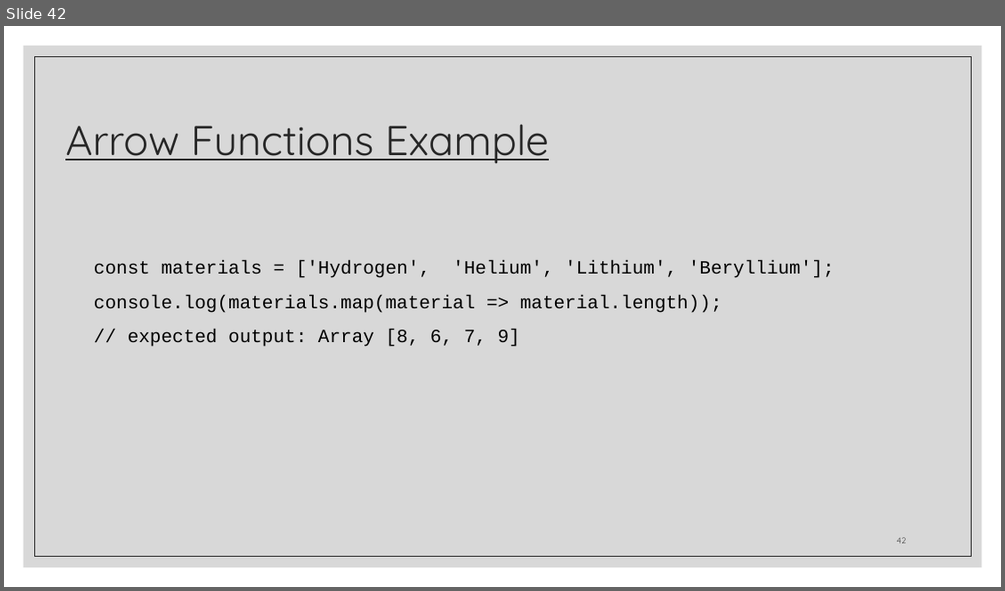
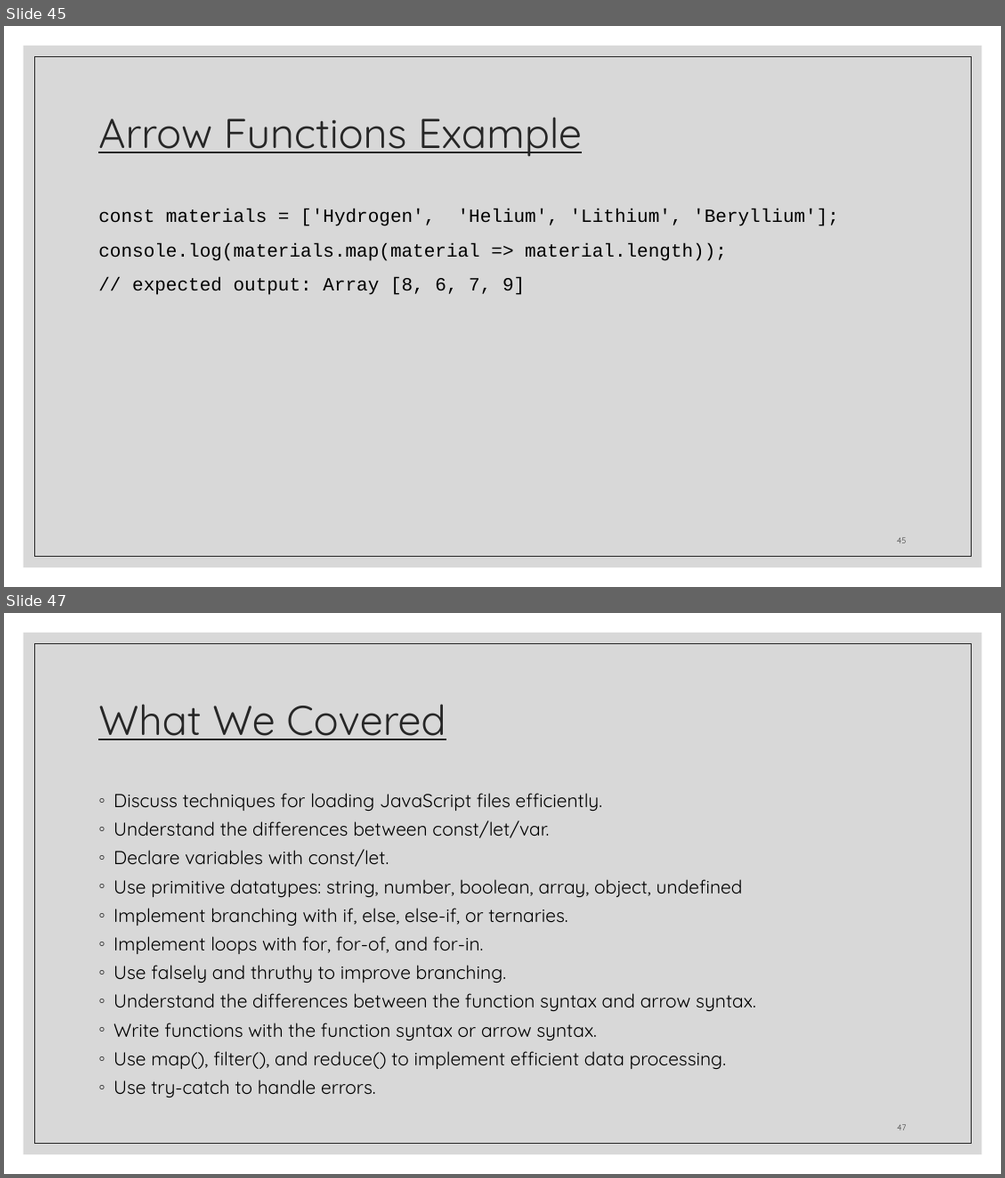
Before and after one commit to zackstotts/base-node-curriculum, a slide deck: unit_00/html_review/04 JavaScript.pptx. Shown one above the other, each under a label of ours: slide 42 before the commit, slides 45 and 47 after it; the slides between them are not shown. The pictures are 1005x591 and 1005x1178 pixels, drawn with LibreOffice and Linux fonts; fonts in the diff are those of the drawing. Boxes give left, top, right and bottom in pixels: in the first picture for what was removed or moved away, otherwise in the second. Text is boxed around its words. In the diff, an @@ line names an element or a change of style, - is before the commit and + after.

```diff
--- a/unit_00/html_review/04 JavaScript.pptx
+++ b/unit_00/html_review/04 JavaScript.pptx
@@ slide 47 added at [4,613,1001,1174], background #FFFFFF; not listed: 2 template elements that a slide beside it also shows @@
@@ title added at [98,704,445,740], 40 pt, text #262626, underline @@
+What We Covered
@@ text added at [113,793,756,1097], 18 pt, text #000000 @@
+◦ Discuss techniques for loading JavaScript files efficiently.
+◦ Understand the differences between const/let/var.
+◦ Declare variables with const/let.
+◦ Use primitive datatypes: string, number, boolean, array, object, undefined
+◦ Implement branching with if, else, else-if, or ternaries.
+◦ Implement loops with for, for-of, and for-in.
+◦ Use falsely and thruthy to improve branching.
+◦ Understand the differences between the function syntax and arrow syntax.
+◦ Write functions with the function syntax or arrow syntax.
+◦ Use map(), filter(), and reduce() to implement efficient data processing.
+◦ Use try-catch to handle errors.
@@ page number added at [897,1124,906,1130], 8 pt, text #404040 @@
+47
@@ what was slide 42 is now slide 45 @@
@@ slide 45 changed as well @@
@@ title "Arrow Functions Example": place and size @@
-title "Arrow Functions Example" at [65,124,549,164]
+title "Arrow Functions Example" at [98,117,582,157]
@@ text "const materials = ['Hydrogen', 'Helium', ...": place and size @@
-text "const materials = ['Hydrogen', 'Helium', ..." at [94,260,834,346]
+text "const materials = ['Hydrogen', 'Helium', ..." at [98,208,839,295]
@@ page number at [897,537,906,543]: text changed @@
-42
+45
```
Also in this commit, not shown: 36 other slides changed, 10 other slides added, 9 slides removed.
